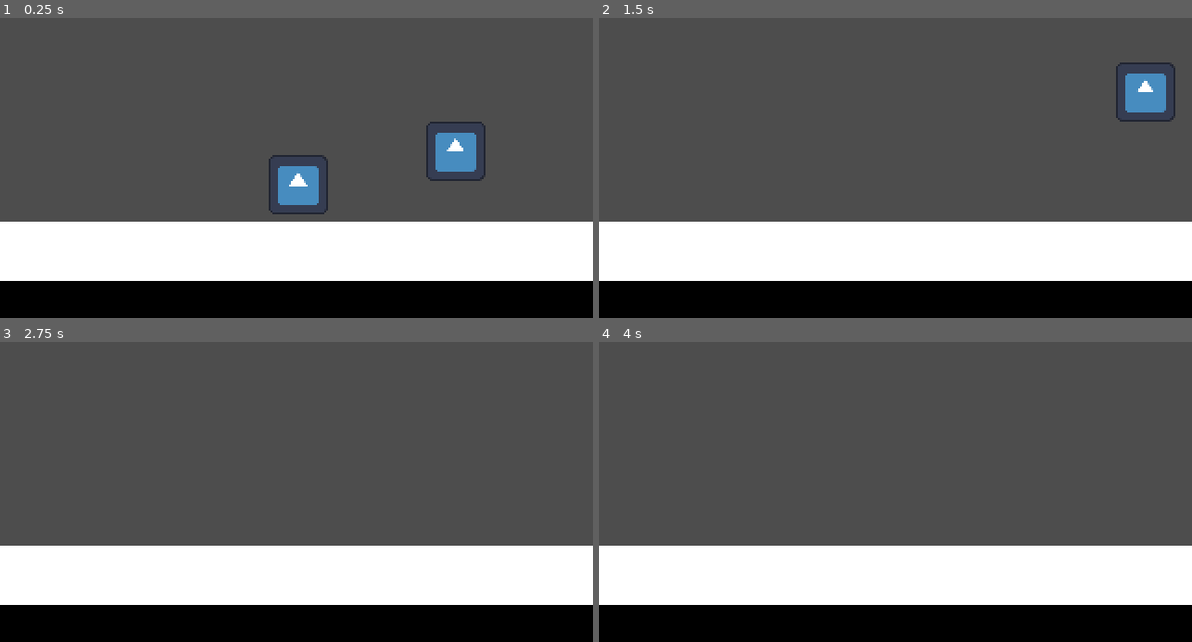
Above: before the commit, frames 1-4 (two rows, left to right).
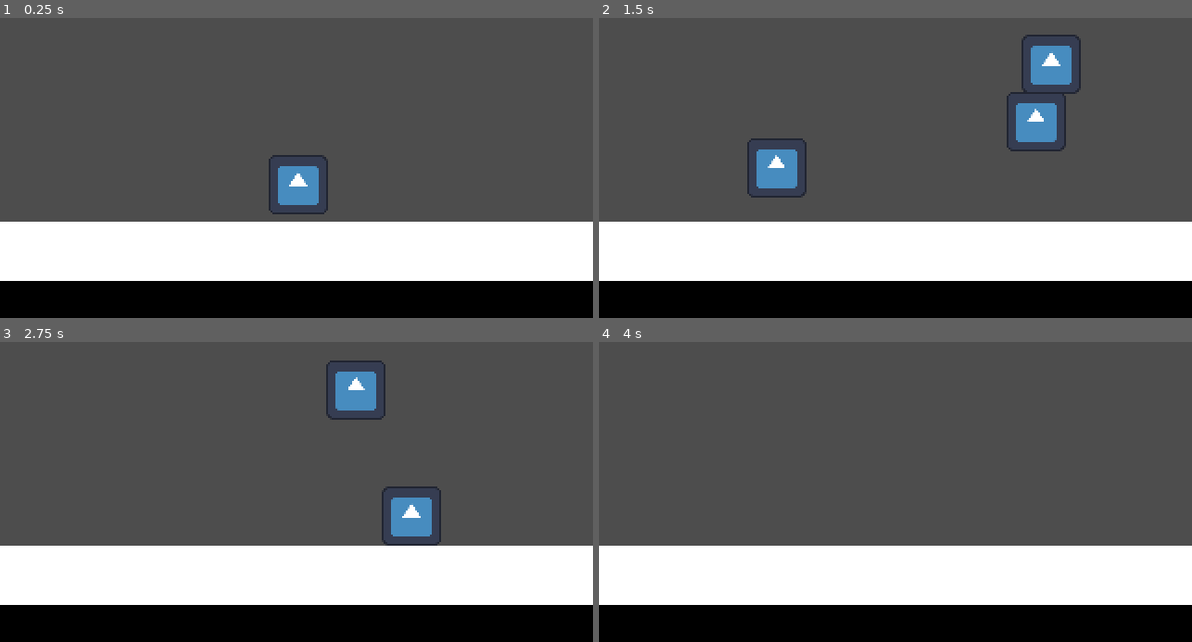
Above: after the commit, the same moments.

Repository: YhagoTomasini/BUbbling_Up
Game: Godot game, scene res://level/level.tscn
Two runs of this game, one before a commit and one after it. Both use one fixed random seed, a clock stepped at 60 frames per second and the inputs below. The engine's default icon, where the game draws it, is replaced by a stand-in: a white triangle on a blue panel in a dark square.
Inputs (mouse positions are in pixels of both pictures, inside the frame that each line leads up to):
- Up to frame 1 (0.25 s): no input
- Up to frame 2 (1.5 s): move the mouse to (1025, 135) at 0.52 s; hold D (right) from 0.53 s (still down); click (1025, 135) at 0.67 s; tap Space (jump) at 0.77 s; move the mouse to (776, 168) at 1.27 s; click (776, 168) at 1.42 s
- Up to frame 3 (2.75 s): tap Space (jump) at 1.52 s; move the mouse to (355, 402) at 2.02 s; release D (right) at 2.03 s; hold A (left) from 2.03 s (still down); click (355, 402) at 2.17 s
- Up to frame 4 (4 s): move the mouse to (865, 543) at 2.77 s; release A (left) at 2.78 s; hold D (right) from 2.78 s (still down); click (865, 543) at 2.92 s; tap Space (jump) at 3.02, 3.77 s; move the mouse to (1073, 525) at 3.52 s; click (1073, 525) at 3.67 s

The runs differ from the first frame. In frame 1, 1.1% of the frame differs, in the area x 71-82%, y 34-55%; in frame 2, 4.4%, in the area x 25-98%, y 5-60%; in frame 3, 2.2%; in frame 4, nothing differs.

Commit message:
can place bubbles
up to 3

Diff:
--- a/level/level.tscn
+++ b/level/level.tscn
@@ -1,5 +1,6 @@
-[gd_scene load_steps=6 format=4 uid="uid://6ex7gcrym3iy"]
+[gd_scene load_steps=7 format=4 uid="uid://6ex7gcrym3iy"]
 
+[ext_resource type="Script" path="res://scenes/game.gd" id="1_85s83"]
 [ext_resource type="Texture2D" uid="uid://ci8cdfm1yp2ev" path="res://assets/tilemapTest.png" id="1_e30dx"]
 [ext_resource type="PackedScene" uid="uid://dbrw2tmrd27fh" path="res://player/player.tscn" id="1_hvpdy"]
 [ext_resource type="PackedScene" uid="uid://bjkpdgocrjw" path="res://bubble/bubble.tscn" id="3_l42tb"]
@@ -34,6 +35,8 @@
 sources/1 = SubResource("TileSetAtlasSource_wxg07")
 
 [node name="level" type="Node2D"]
+script = ExtResource("1_85s83")
+bubble_scene = ExtResource("3_l42tb")
 
 [node name="playerScene" parent="." instance=ExtResource("1_hvpdy")]
 position = Vector2(161, 91)
@@ -41,6 +44,3 @@
 [node name="TileMapLayer" type="TileMapLayer" parent="."]
 tile_map_data = PackedByteArray("AAAAAAUAAQAAAAAAAAABAAUAAQAAAAAAAAACAAUAAQAAAAAAAAADAAUAAQAAAAAAAAAEAAUAAQAAAAAAAAAFAA …(240 unchanged characters)…
 tile_set = SubResource("TileSet_hrven")
-
-[node name="bubbleScene" parent="." instance=ExtResource("3_l42tb")]
-position = Vector2(246, 91)
--- a/scenes/game.gd
+++ b/scenes/game.gd
@@ -1 +1,30 @@
-extends Node
+extends Node2D
+
+@export var bubble_scene: PackedScene
+
+var current_bubbles: Array = []
+var max_bubbles: int = 3
+
+func _input(event: InputEvent) -> void:
+	if event is InputEventMouseButton and event.button_index == MOUSE_BUTTON_LEFT and event.pressed:
+		spawn_bubble(event.position)
+
+func spawn_bubble(position: Vector2) -> void:
+	# Check if the number of bubbles has reached the limit
+	if current_bubbles.size() >= max_bubbles:
+		return
+
+	# Instantiate the bubble
+	var bubble = bubble_scene.instantiate()
+	add_child(bubble)
+	bubble.position = position
+
+	# Add the bubble to the tracking array
+	current_bubbles.append(bubble)
+
+	# Connect the bubble's "tree_exited" signal to remove it from the array when it gets freed
+	bubble.connect("tree_exited", Callable(self, "_on_bubble_removed"))
+
+func _on_bubble_removed(node: Node) -> void:
+	if node in current_bubbles:
+		current_bubbles.erase(node)
